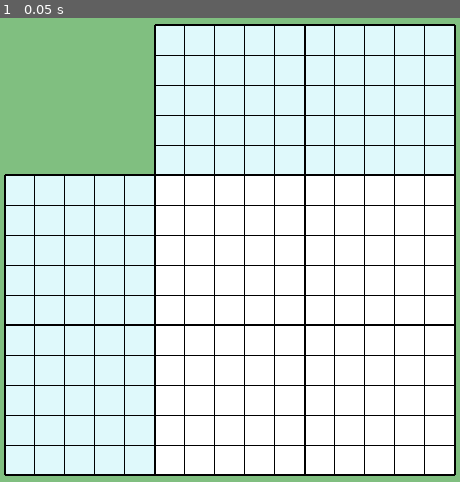
Above: before the commit, frame 1.
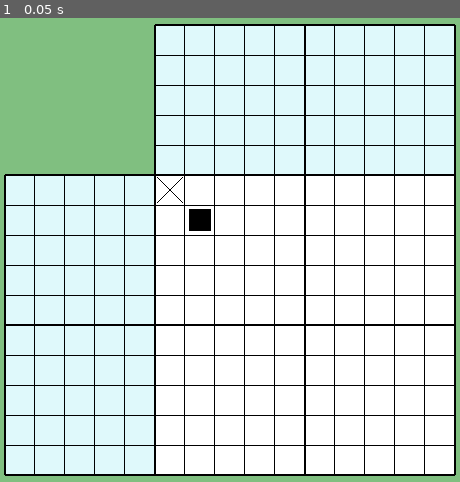
Above: after the commit, the same moment.

Repository: vivisuke/GodotNonogram
Game: Godot game, scene res://MainScene.tscn
The game is run twice, just before and just after one commit, with the same random seed, the same clock (stepped at 60 frames per second) and the same inputs.
Inputs:
- Up to frame 1 (0.05 s): no input

The runs differ from the first frame. In frame 1, 0.3% of the frame differs, in the area x 34-46%, y 34-46%.

Commit message:
0005 ◎ C 05/17 05/17 0.001│ToDo│TileSet 設定（0:Ｘ、1:■）

Diff:
--- a/GodotNonogram/MainScene.gd
+++ b/GodotNonogram/MainScene.gd
@@ -21,6 +21,8 @@
 
 func _ready():
 	#print("BD WD = ", BOARD_WIDTH)
+	$TileMap.set_cell(0, 0, 0)
+	$TileMap.set_cell(1, 1, 1)
 	pass
 func _draw():
 	draw_rect(Rect2(0, 0, SCREEN_WIDTH, SCREEN_HEIGHT), Color(0.5, 0.75, 0.5))
--- a/GodotNonogram/MainScene.tscn
+++ b/GodotNonogram/MainScene.tscn
@@ -1,7 +1,39 @@
-[gd_scene load_steps=3 format=2]
+[gd_scene load_steps=6 format=2]
 
 [ext_resource path="res://MainScene.gd" type="Script" id=1]
 [ext_resource path="res://images/board.png" type="Texture" id=2]
+[ext_resource path="res://images/cross30x30.png" type="Texture" id=3]
+[ext_resource path="res://images/black30x30.png" type="Texture" id=4]
+
+[sub_resource type="TileSet" id=1]
+0/name = "cross30x30.png 0"
+0/texture = ExtResource( 3 )
+0/tex_offset = Vector2( 0, 0 )
+0/modulate = Color( 1, 1, 1, 1 )
+0/region = Rect2( 0, 0, 32, 32 )
+0/tile_mode = 0
+0/occluder_offset = Vector2( 0, 0 )
+0/navigation_offset = Vector2( 0, 0 )
+0/shape_offset = Vector2( 0, 0 )
+0/shape_transform = Transform2D( 1, 0, 0, 1, 0, 0 )
+0/shape_one_way = false
+0/shape_one_way_margin = 0.0
+0/shapes = [  ]
+0/z_index = 0
+1/name = "black30x30.png 1"
+1/texture = ExtResource( 4 )
+1/tex_offset = Vector2( 0, 0 )
+1/modulate = Color( 1, 1, 1, 1 )
+1/region = Rect2( 0, 0, 30, 30 )
+1/tile_mode = 0
+1/occluder_offset = Vector2( 0, 0 )
+1/navigation_offset = Vector2( 0, 0 )
+1/shape_offset = Vector2( 0, 0 )
+1/shape_transform = Transform2D( 1, 0, 0, 1, 0, 0 )
+1/shape_one_way = false
+1/shape_one_way_margin = 0.0
+1/shapes = [  ]
+1/z_index = 0
 
 [node name="MainScene" type="Node2D"]
 script = ExtResource( 1 )
@@ -18,5 +50,6 @@
 
 [node name="TileMap" type="TileMap" parent="."]
 position = Vector2( 155, 250 )
+tile_set = SubResource( 1 )
 cell_size = Vector2( 30, 30 )
 format = 1
Binary file changed: GodotNonogram/images/cross30x30.png
Not shown, changed: GodotNonogram.spr
